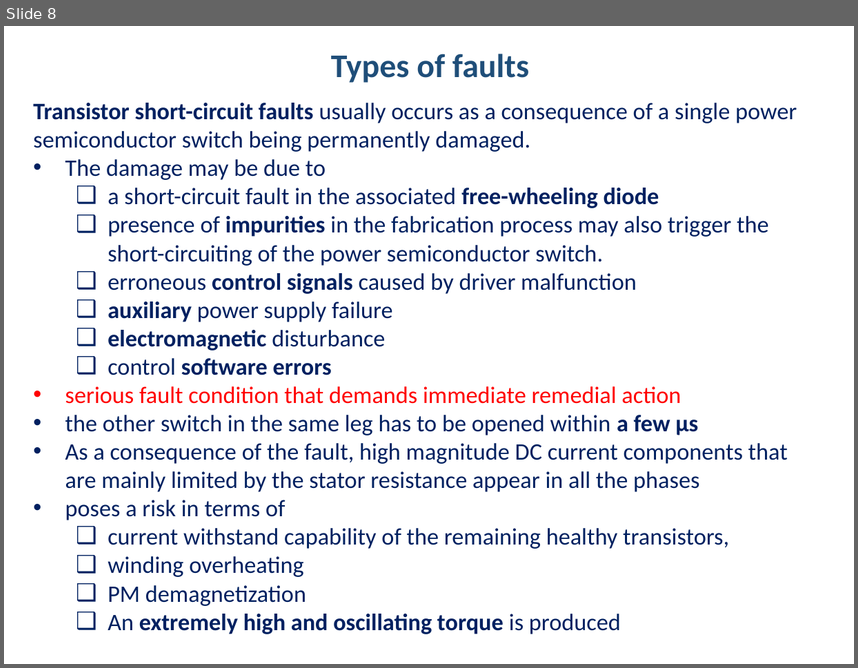
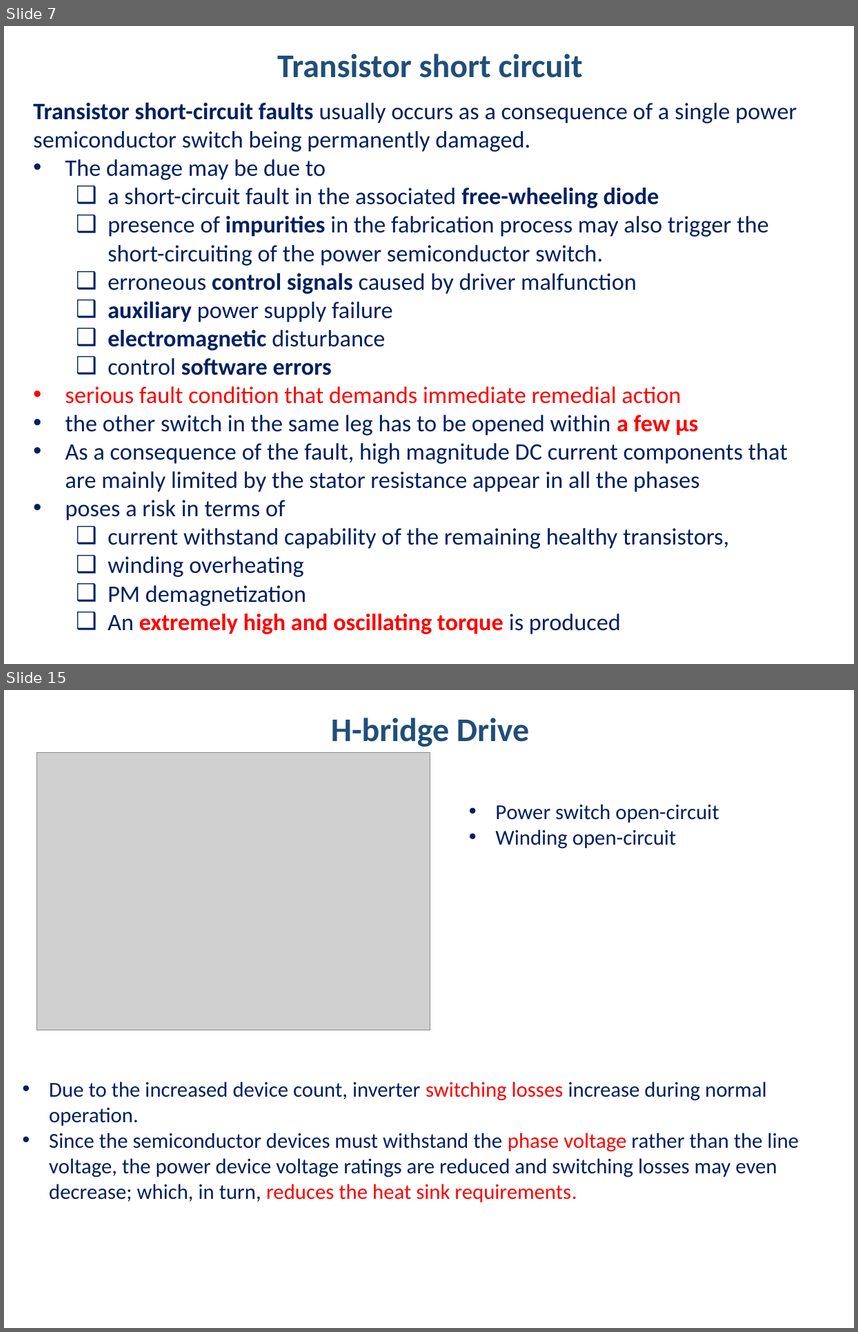
Before and after one commit to hakanpolat/IMMD, a slide deck: Literature/immd_ver2_research.pptx. Shown one above the other, each under a label of ours: slide 8 before the commit, slides 7 and 15 after it; the slides between them are not shown. The pictures are 858x668 and 858x1332 pixels, drawn with LibreOffice and Linux fonts; fonts in the diff are those of the drawing; grey boxes stand for pictures. Boxes give left, top, right and bottom in pixels: in the first picture for what was removed or moved away, otherwise in the second. Text is boxed around its words. In the diff, an @@ line names an element or a change of style, - is before the commit and + after.

Commit message:
Fault tolerant drives üzerine.

```diff
--- a/Literature/immd_ver2_research.pptx
+++ b/Literature/immd_ver2_research.pptx
@@ slide 15 added at [4,690,854,1328], background #FFFFFF @@
@@ text added at [331,718,529,747], 28 pt, text #1F4E79, bold @@
+H-bridge Drive
@@ picture added at [37,753,430,1030] @@
@@ text added at [495,804,719,849], 18 pt, text #002060 @@
+• Power switch open-circuit
+• Winding open-circuit
@@ text added at [49,1081,799,1202], 18 pt, text #002060 @@
+• Due to the increased device count, inverter switching losses increase during normal operation.
+• Since the semiconductor devices must withstand the phase voltage rather than the line voltage, the power device voltage ratings are reduced and switching losses may even decrease; which, in turn, reduces the heat sink requirements.
@@ what was slide 8 is now slide 7 @@
@@ slide 7 changed as well @@
@@ text at [277,54,583,78]: text changed @@
-Types of faults
+Transistor short circuit
@@ text at [65,414,698,634]: text colour #002060 to #FF0000 in "a few µs", "extremely high and oscillating torque" @@
```
Also in this commit, not shown: 12 other slides changed, 20 other slides added, 2 slides removed, 4 other files.
